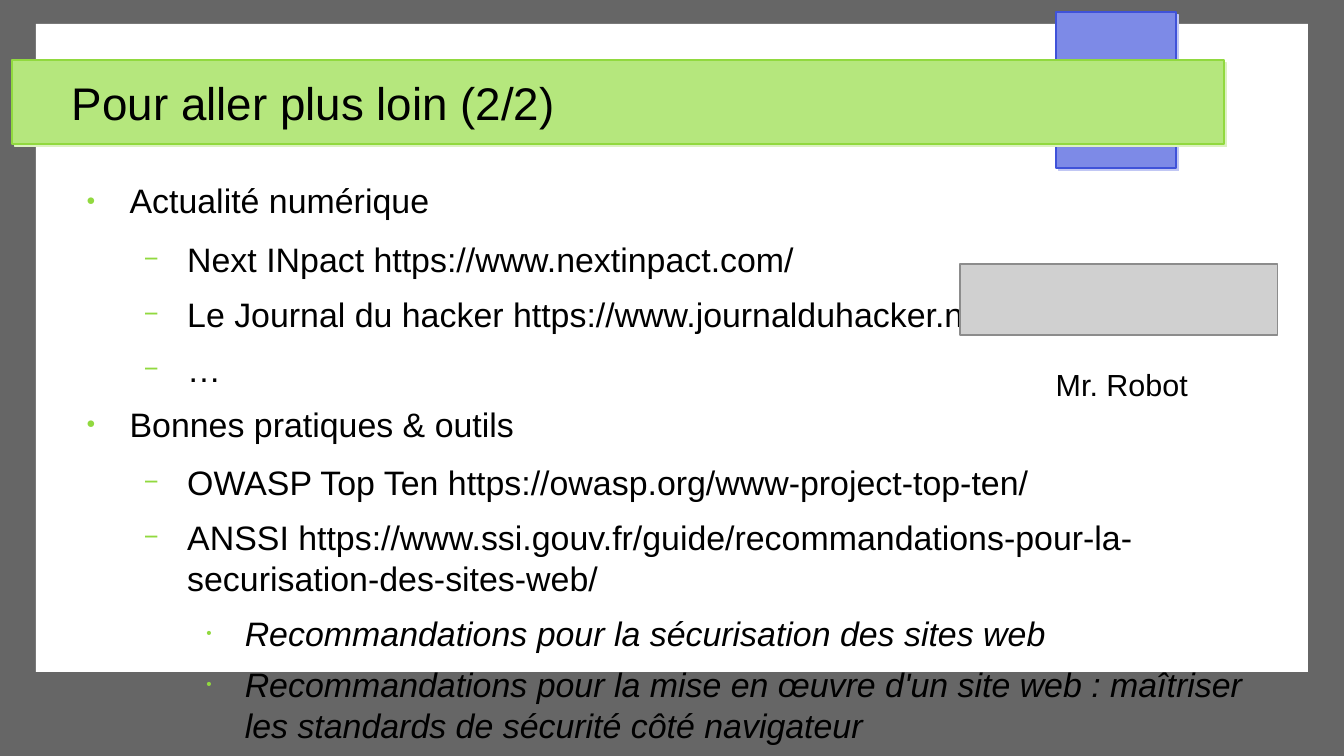
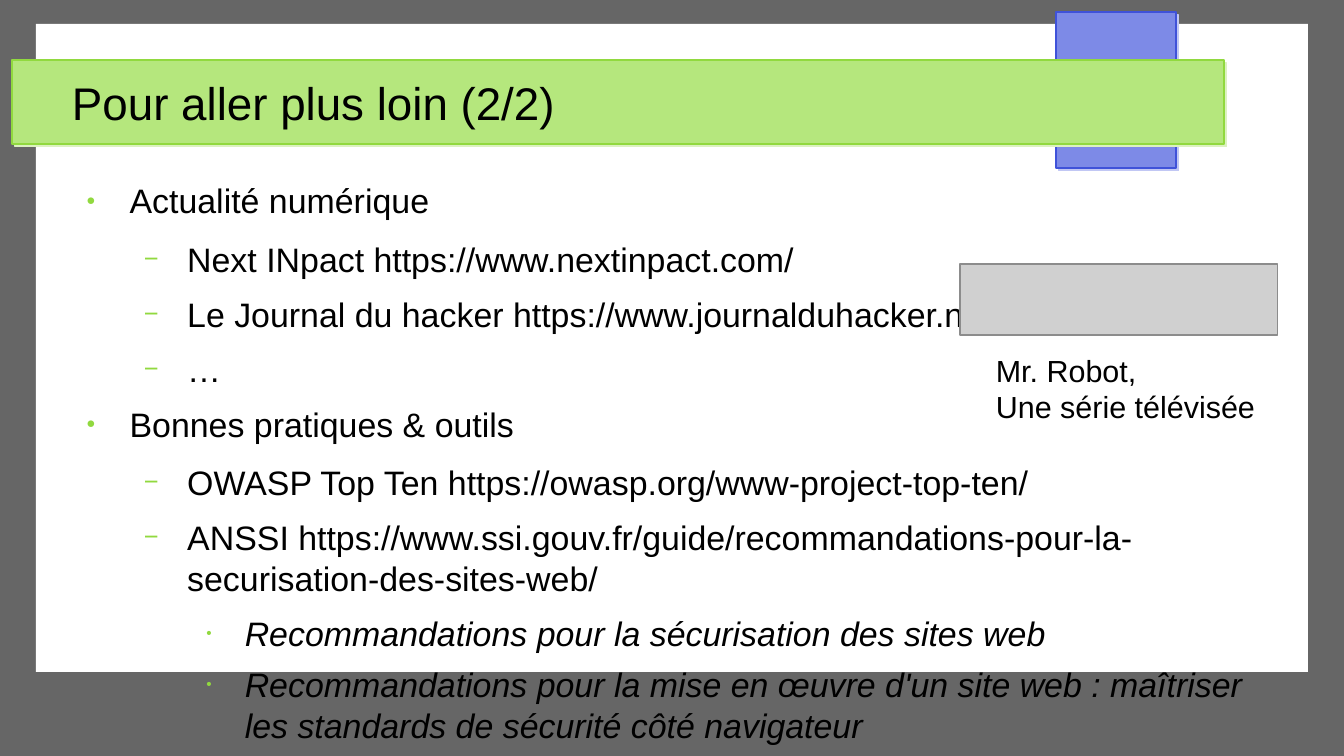
Before and after one commit to Akipe/abc_2105, a slide deck: slide 16 of other/presentations/securite_app_web/presentation_securite_app_web_v2.odp. Drawn at 1344x756 pixels with LibreOffice and Linux fonts; fonts in the diff are those of the drawing; grey boxes stand for pictures. Boxes give left, top, right and bottom in pixels: in the first picture for what was removed or moved away, otherwise in the second. Text is boxed around its words. In the diff, an @@ line names an element or a change of style, - is before the commit and + after.

```diff
--- a/other/presentations/securite_app_web/presentation_securite_app_web_v2.odp
+++ b/other/presentations/securite_app_web/presentation_securite_app_web_v2.odp
@@ text at [996,360,1255,419]: text changed @@
-Mr. Robot
+Mr. Robot,
+Une série télévisée
```
Also in this commit, not shown: 1 other slide changed, 1 other file.
